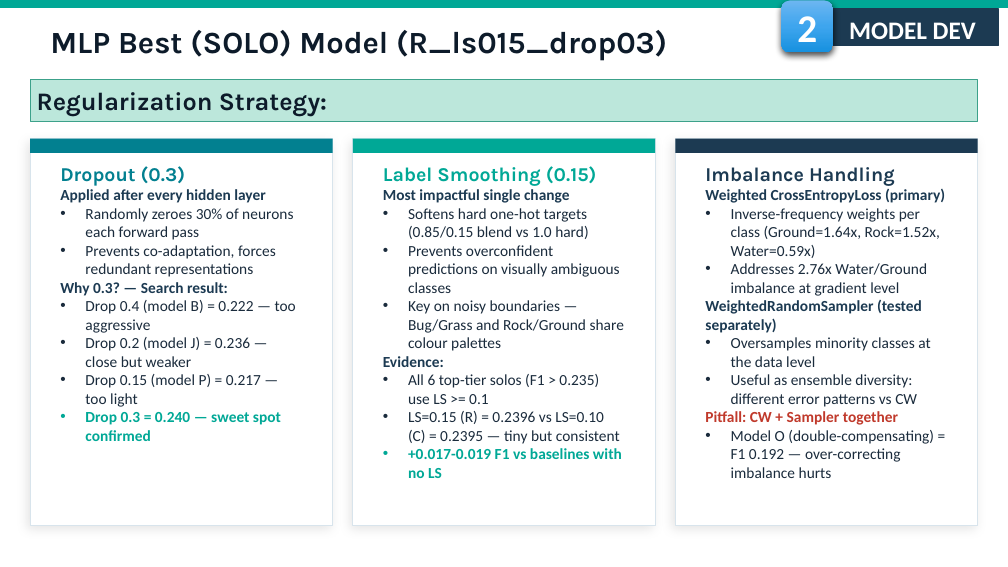
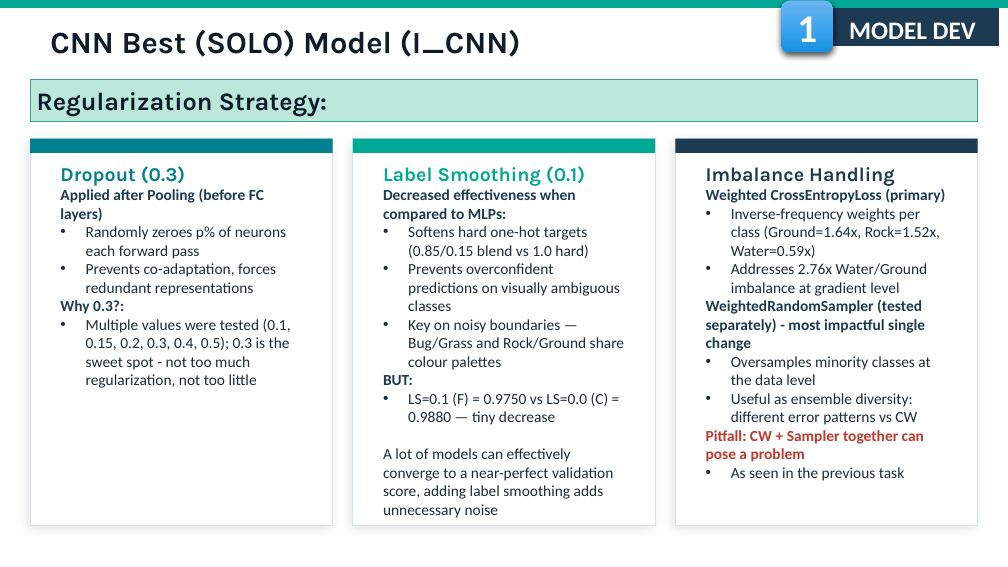
Before and after one commit to fmssilva/DL_Proj, a slide deck: slide 7 of assignment_1/task2/Task2_report.pptx (slide 14 before the commit). Drawn at 1008x567 pixels with LibreOffice and Linux fonts; fonts in the diff are those of the drawing; background and template pictures are left out. Boxes give left, top, right and bottom in pixels: in the first picture for what was removed or moved away, otherwise in the second. Text is boxed around its words. In the diff, an @@ line names an element or a change of style, - is before the commit and + after.

```diff
--- a/assignment_1/task2/Task2_report.pptx
+++ b/assignment_1/task2/Task2_report.pptx
@@ text in rounded rectangle at bbox=[797, 16, 817, 52]: text changed @@
-2
+1
@@ text at bbox=[50, 30, 521, 57]: text changed @@
-MLP Best (SOLO) Model (R_ls015_drop03)
+CNN Best (SOLO) Model (I_CNN)
@@ text at bbox=[383, 166, 585, 222]: text changed @@
-Label Smoothing (0.15)
-Most impactful single change
+Label Smoothing (0.1)
+Decreased effectiveness when compared to MLPs:
@@ text at bbox=[60, 188, 286, 259]: text changed @@
-Applied after every hidden layer
-• Randomly zeroes 30% of neurons each forward pass
+Applied after Pooling (before FC layers)
+• Randomly zeroes p% of neurons each forward pass
@@ text at bbox=[60, 300, 291, 388]: text changed @@
-Why 0.3? — Search result:
-• Drop 0.4 (model B) = 0.222 — too aggressive
-• Drop 0.2 (model J) = 0.236 — close but weaker
-• Drop 0.15 (model P) = 0.217 — too light
-• Drop 0.3 = 0.240 — sweet spot confirmed
+Why 0.3?:
+• Multiple values were tested (0.1, 0.15, 0.2, 0.3, 0.4, 0.5); 0.3 is the sweet spot - not too much regularization, not too little
@@ text at bbox=[706, 300, 925, 351]: text changed @@
-WeightedRandomSampler (tested separately)
+WeightedRandomSampler (tested separately) - most impactful single change
@@ text at bbox=[383, 375, 613, 518]: text changed @@
-Evidence:
-• All 6 top-tier solos (F1 > 0.235) use LS >= 0.1
-• LS=0.15 (R) = 0.2396 vs LS=0.10 (C) = 0.2395 — tiny but consistent
-• +0.017-0.019 F1 vs baselines with no LS
+BUT:
+• LS=0.1 (F) = 0.9750 vs LS=0.0 (C) = 0.9880 — tiny decrease
+A lot of models can effectively converge to a near-perfect validation score, adding label smoothing adds unnecessary noise
@@ text at bbox=[706, 430, 924, 481]: text changed; text colour #1A2B3C to #C0392B; bold on @@
-Pitfall: CW + Sampler together
-• Model O (double-compensating) = F1 0.192 — over-correcting imbalance hurts
+Pitfall: CW + Sampler together can pose a problem
+• As seen in the previous task
```
Also in this commit, not shown: 21 other slides changed, 4 slides added, 7 slides removed.
